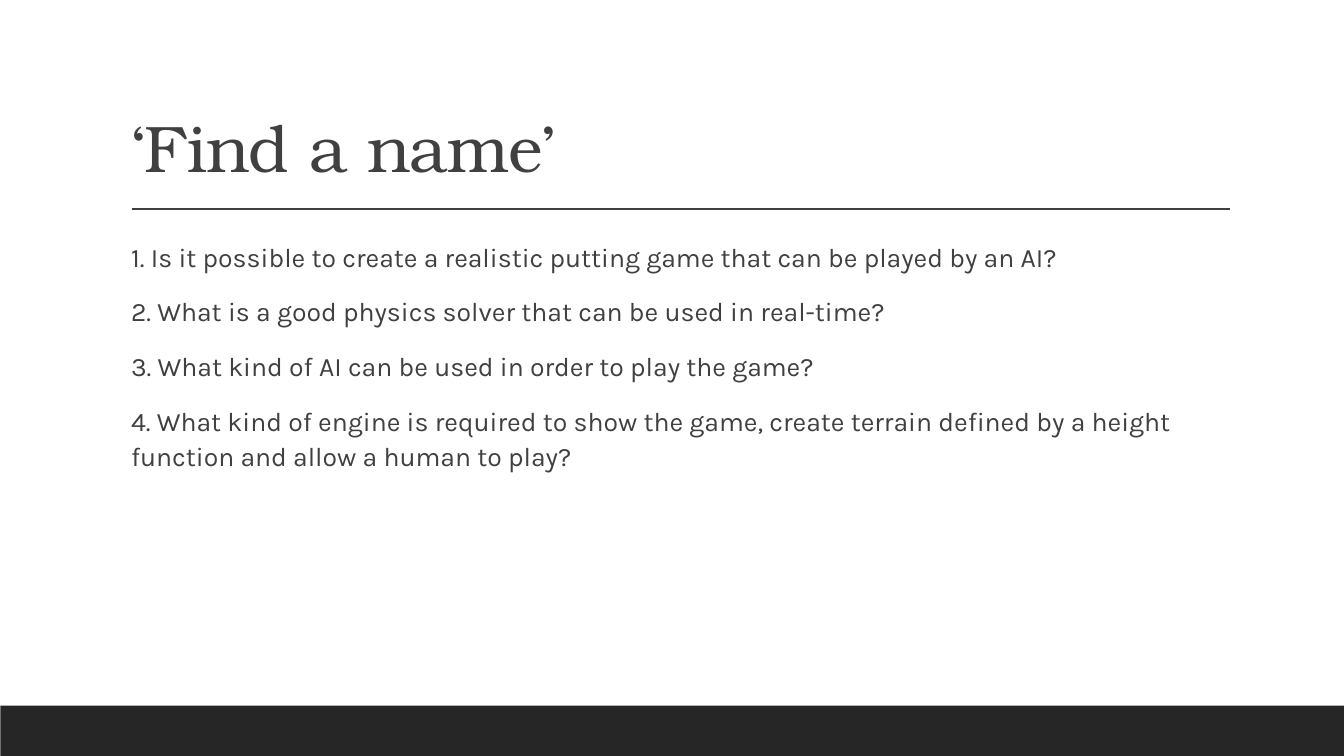
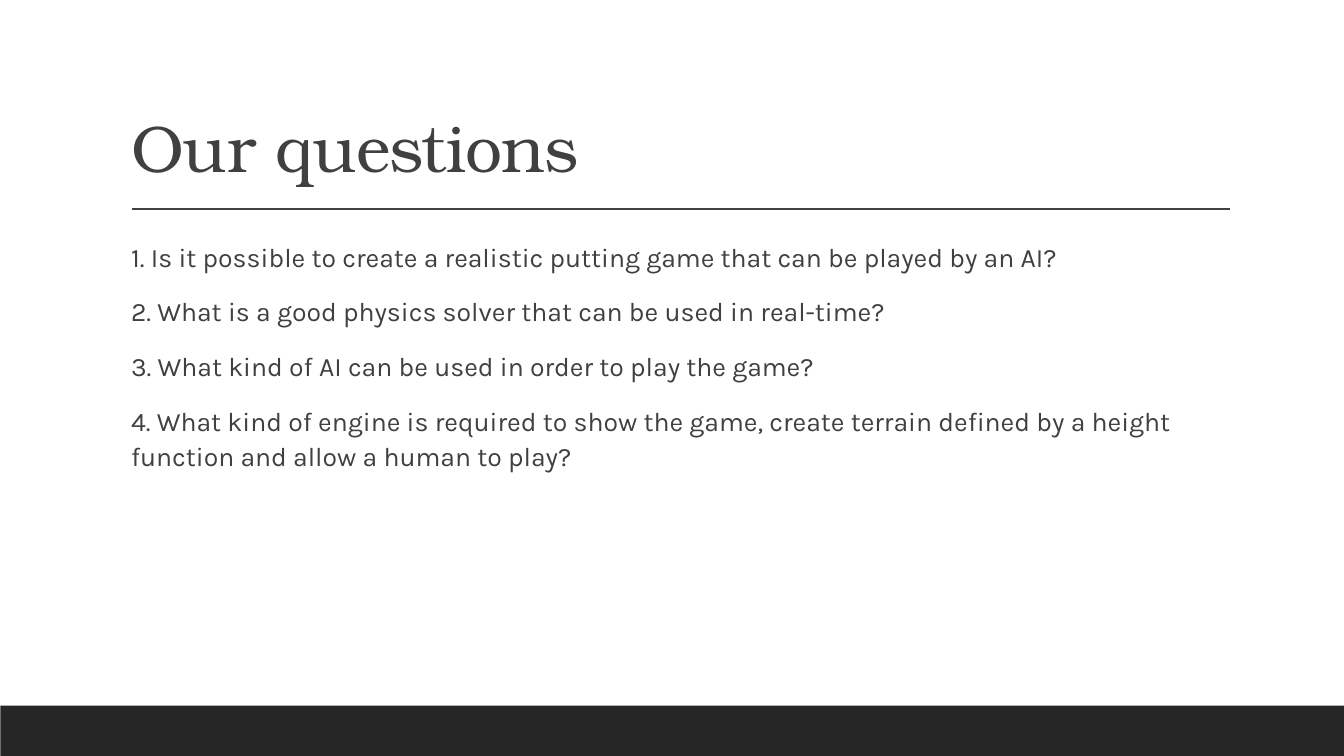
Before and after one commit to renesteeman/Project1-2_Group4, a slide deck: slide 4 of 04-PresentationThirdPhase.pptx. Drawn at 1344x756 pixels with LibreOffice and Linux fonts; fonts in the diff are those of the drawing. Boxes give left, top, right and bottom in pixels: in the first picture for what was removed or moved away, otherwise in the second. Text is boxed around its words. In the diff, an @@ line names an element or a change of style, - is before the commit and + after.

```diff
--- a/04-PresentationThirdPhase.pptx
+++ b/04-PresentationThirdPhase.pptx
@@ title at <box>131,126,579,187</box>: text changed @@
-‘Find a name’
+Our questions
```
Also in this commit, not shown: 2 other slides changed, 1 slide added, 2 other files.
